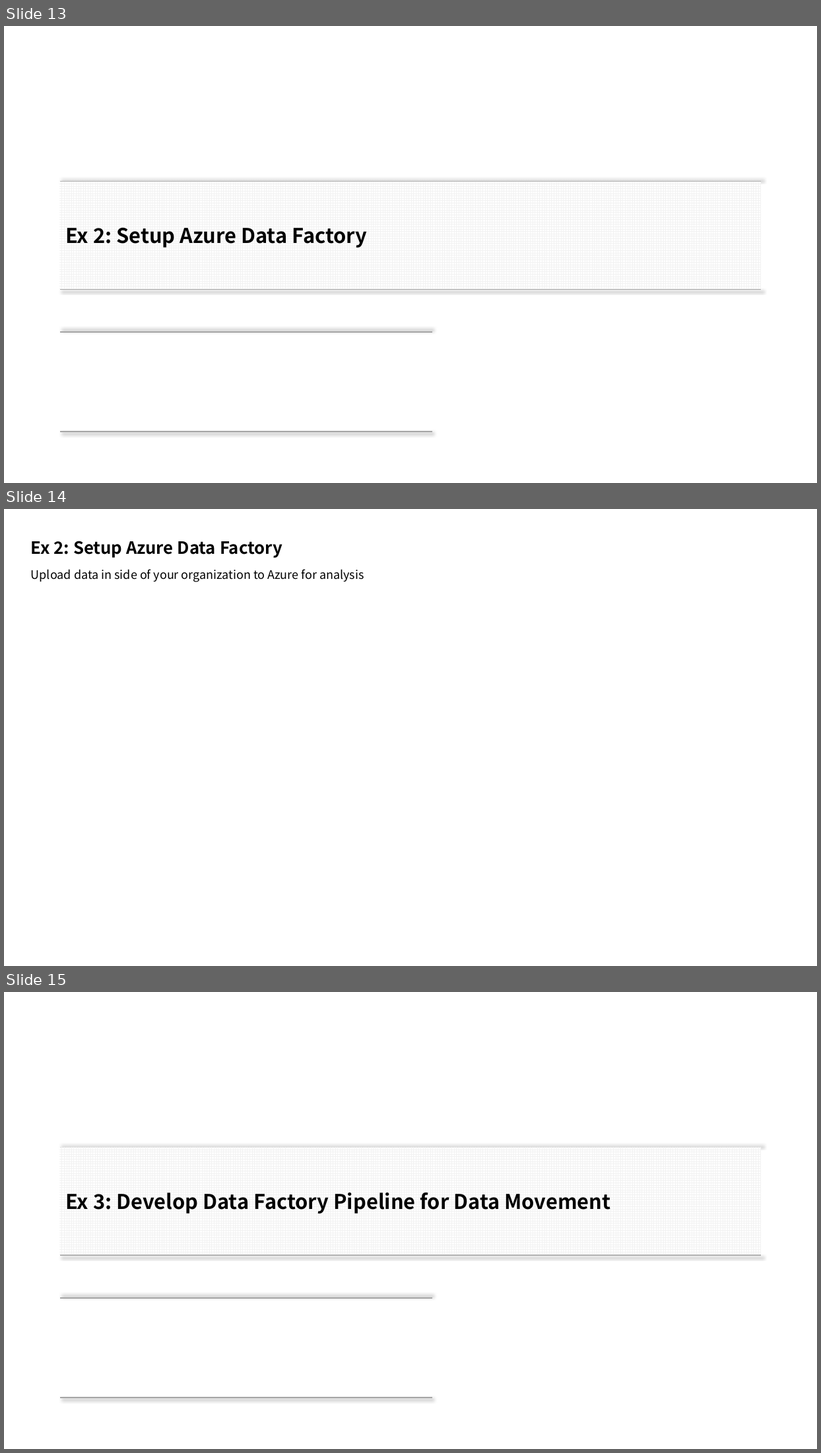
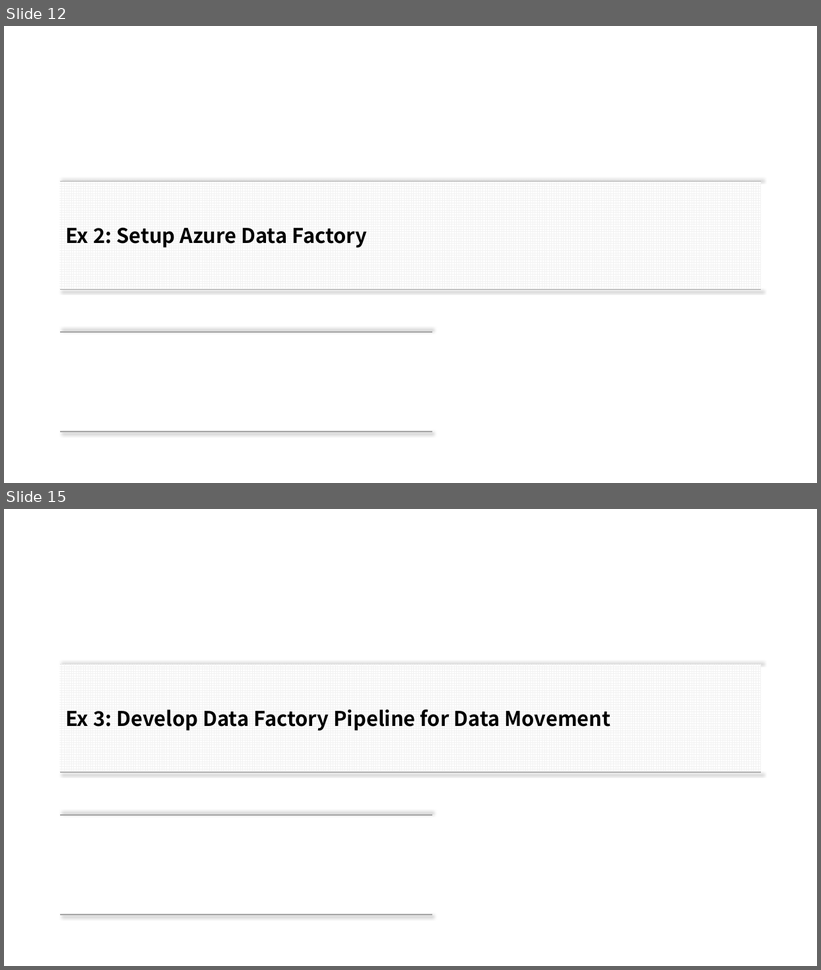
Before and after one commit to xlegend1024/CortanaIntelligenceSuiteWorkshopManual2Hrlong, a slide deck: Download/1. Worksop Scenario Overview.pptx. Shown one above the other, each under a label of ours: slides 13, 14 and 15 before the commit, slides 12 and 15 after it; the slides between them are not shown. The pictures are 821x1453 and 821x970 pixels, drawn with LibreOffice and Linux fonts; fonts in the diff are those of the drawing. Boxes give left, top, right and bottom in pixels: in the first picture for what was removed or moved away, otherwise in the second. Text is boxed around its words. In the diff, an @@ line names an element or a change of style, - is before the commit and + after.

```diff
--- a/Download/1. Worksop Scenario Overview.pptx
+++ b/Download/1. Worksop Scenario Overview.pptx
@@ slide 14 removed at [4, 509, 817, 966], background #FFFFFF @@
@@ title removed at [31, 541, 283, 558] @@
-Ex 2: Setup Azure Data Factory
@@ text removed at [31, 569, 364, 582] @@
-Upload data in side of your organization to Azure for analysis
@@ what was slide 13 is now slide 12 @@
```
Also in this commit, not shown: 10 slides changed, 6 slides added, 1 other slide removed, 1 other file.
